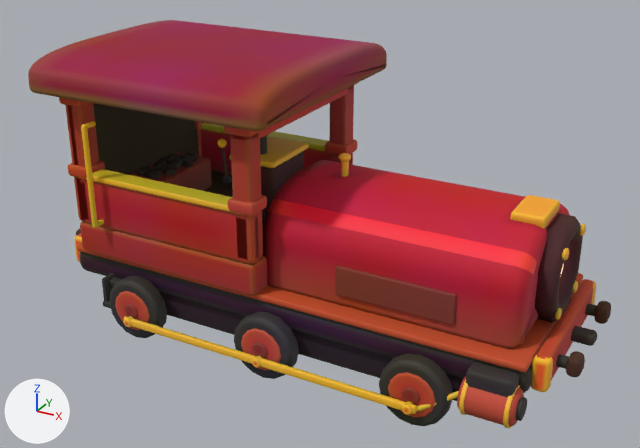
A saved change to the glTF model ArtSource/Exports/Locomotive_Blockout.glb.
Both versions are drawn from a camera (50 mm lens) standing at (5.2, -7.35, 5.15) and looking at (0.48, 1.24, 0.86). The axes (+X, +Y, +Z) are drawn at lower left. The lights are the same throughout. The older version comes first. Where no turn or scale is listed for an object, it has been applied to the vertices. Vertices at exactly the same position are counted once.

Objects in the first picture: 'Boiler', 'Cab', 'CabRoof', 'CoalBin', 'Cylinders', 'Firebox', 'Frame', 'GrabRails', 'HeadLight', 'Wheels' and 1 more.
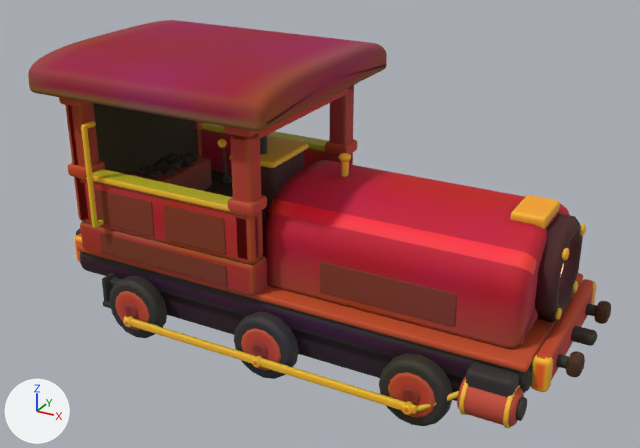
Changed parts and their boxes [x1, y1, x2, y2] in the pictures (640 x 448 px; the box of a moved part takes in the faces that stretch with it):
part 1 of me_cab, added (red)
    after: [95, 189, 154, 236]
part 2 of me_cab, added
    after: [164, 205, 226, 254]
part 3 of me_cab, added
    after: [100, 233, 227, 286]
part 4 of me_boiler, moved or reshaped
    before: [335, 266, 457, 325]
    after: [320, 261, 457, 326]

The change, as a list of edits to the scene's bpy script:
```text
Add mat_m_loco_panel:
    mat_m_loco_panel = bpy.data.materials.new('M_Loco_Panel')
    # nodes: BsdfPrincipled, Mix, OutputMaterial, VertexColor
    # colours: red #8d3432, mixed with the vertex colours
Change me_cab:
    used by ob_cab; location = (0.0, 0.0, 0.0)
    remove me_cab.from_pydata(...)  # 4014 vertices, 8004 faces; spans x -2.39..0.29, y 0.06..2.64, z 0.32..2.42
    add me_cab.from_pydata(...)  # 4926 vertices, 9804 faces; spans x -2.39..0.29, y 0.06..2.64, z 0.32..2.42
    me_cab part 1: a new loose piece of 152 vertices spanning x -1.99..-1.13, y 0.09..0.11, z 0.8..1.24, in mat_m_loco_panel
    me_cab part 2: a new loose piece of 152 vertices spanning x -0.95..-0.11, y 0.09..0.11, z 0.8..1.24, in mat_m_loco_panel
    me_cab part 3: a new loose piece of 152 vertices spanning x -1.99..-0.11, y 0.09..0.11, z 0.4..0.66, in mat_m_loco_panel
    other edits to the shape of me_cab do not show in these pictures
    add me_cab.materials.append(mat_m_loco_panel)
Change me_boiler:
    used by ob_boiler; location = (0.0, 0.0, 0.0)
    remove me_boiler.from_pydata(...)  # 1299 vertices, 2574 faces; spans x 0.2..3.25, y 0.35..2.35, z 0.32..1.77
    add me_boiler.from_pydata(...)  # 1299 vertices, 2574 faces; spans x 0.2..3.25, y 0.38..2.32, z 0.32..1.77
    me_boiler part 4: the loose piece of 152 vertices spanning x 1.15..2.55, y 0.35..0.41, z 0.48..0.84 is multiplied about its middle by the matrix ((1.158, 0.0, 0.0), (0.0, 0.437, 0.0), (0.0, 0.0, 1.111)), then moved by (-0.1, 0.01, -0.01)
    other edits to the shape of me_boiler do not show in these pictures
```
